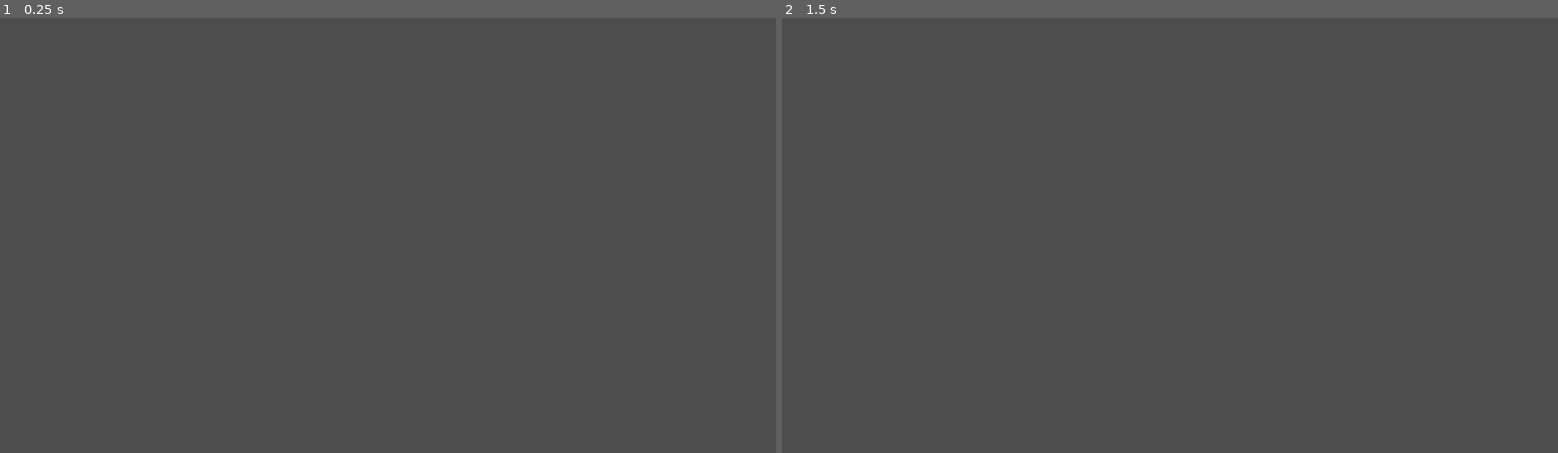
Above: before the commit, frames 1-2 (left to right).
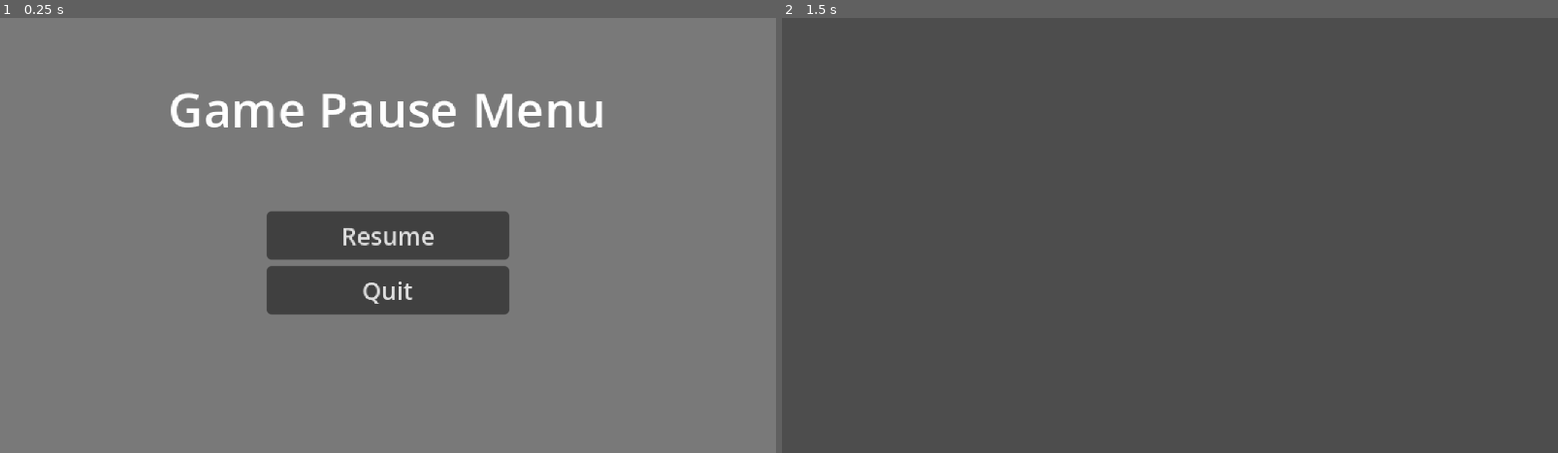
Above: after the commit, the same moments.

Repository: mateuslfelicio/DCC148-GameDev
Game: Godot game, scene res://Scenes/Teste.tscn
The game is run twice, just before and just after one commit, with the same random seed, the same clock (stepped at 60 frames per second) and the same inputs. This scene is started directly instead of the project's main scene. The engine's default icon, where the game draws it, is replaced by a stand-in: a white triangle on a blue panel in a dark square.
Inputs (mouse positions are in pixels of both pictures, inside the frame that each line leads up to):
- Up to frame 1 (0.25 s): no input
- Up to frame 2 (1.5 s): click (1170, 235) at 0.5 s, where only the run after the commit has a clickable "Resume"; tap Enter at 1.25 s; hold D (move_right) from 1.28 s (still down); tap J (attack) at 1.35 s

The runs differ from the first frame. In frame 1, 93% of the frame differs, in the area x 0-100%, y 0-100%; in frame 2, nothing differs.
Error after the commit: Invalid access to property or key 'material' on a base object of type 'null instance'. (res://Scripts/transition.gd:7)

Commit message:
Adiciona transição de cena

Diff:
--- a/katana-1/Scenes/pause_menu.tscn
+++ b/katana-1/Scenes/pause_menu.tscn
@@ -6,7 +6,6 @@
 bg_color = Color(0.6, 0.6, 0.6, 0.5882353)
 
 [node name="PauseMenu" type="Control" unique_id=446523832]
-visible = false
 layout_mode = 3
 anchors_preset = 15
 anchor_right = 1.0
--- /dev/null
+++ b/katana-1/Scenes/transition.gdshader
@@ -0,0 +1,19 @@
+shader_type canvas_item;
+
+uniform float progress : hint_range(0.0, 1.0) = 0.0;
+uniform vec4 color : source_color = vec4(0.0, 0.0, 0.0, 1.0);
+uniform float softness : hint_range(0.01, 0.5) = 0.15;
+uniform bool reverse = false;
+
+void fragment() {
+    // 0.0 no canto superior esquerdo, 1.0 no inferior direito
+    float d = (UV.x + UV.y) * 0.5;
+
+    // a borda vai de 0 até 1 + softness, então no fim cobre tudo
+    float edge = progress * (1.0 + softness);
+    float a = clamp((edge - d) / softness, 0.0, 1.0);
+
+    if (reverse) a = 1.0 - a;
+
+    COLOR = vec4(color.rgb, a * color.a);
+}
--- /dev/null
+++ b/katana-1/Scenes/transition.tscn
@@ -0,0 +1,23 @@
+[gd_scene format=3 uid="uid://dm0afdgxy7mj6"]
+
+[ext_resource type="Script" uid="uid://b156j24d2vqc8" path="res://scripts/transition.gd" id="1_ah04o"]
+[ext_resource type="Shader" uid="uid://byvhwg86dl0q8" path="res://Scenes/transition.gdshader" id="1_jnsx0"]
+
+[sub_resource type="ShaderMaterial" id="ShaderMaterial_jnsx0"]
+shader = ExtResource("1_jnsx0")
+shader_parameter/progress = 0.0
+shader_parameter/color = Color(0, 0, 0, 1)
+shader_parameter/softness = 0.1
+shader_parameter/reverse = false
+
+[node name="Transition" type="CanvasLayer" unique_id=1125095471]
+layer = 10
+script = ExtResource("1_ah04o")
+
+[node name="ColorRect" type="ColorRect" parent="." unique_id=49104279]
+material = SubResource("ShaderMaterial_jnsx0")
+anchors_preset = 15
+anchor_right = 1.0
+anchor_bottom = 1.0
+grow_horizontal = 2
+grow_vertical = 2
--- a/katana-1/Scripts/SceneManager.gd
+++ b/katana-1/Scripts/SceneManager.gd
@@ -1,40 +1,6 @@
 extends Node
 
-#Singleton que controla as cenas. Sempre que tiver algo relacionado a cenas
-#vc deve chamar esse script
-
-## Sempre que rode uma transição, reseta a posição do foco
-var resetFocus := true
-
-##Muda a cena para a cena de caminho [param path], com transição inicial [param animacao1] e transição final [param animacao2]
-##Possíveis animacoes: [br][br]Diamond[br]Circle[br]CircleToon[br]Fade[br]
-func changeSceneTo(scene : PackedScene, animacao1 : String = "Diamond", animacao2: String = "Diamond"):
-	#await Cortina.preencheTela(true, animacao1)
+func changeSceneTo(scene : PackedScene):
+	await Transition.cover()
 	get_tree().change_scene_to_packed(scene)
-	#Cortina.preencheTela(false, animacao2)
-	if resetFocus:
-		pass
-		#Cortina._setFocus(Vector2(0.5, 0.5))
-
-##Recarrega a cena atual, com a transicao inicial [param animacao1] e transição final [param animacao2]
-func reloadCurrentScene(animacao1 : String = "Diamond", animacao2 : String = "Diamond"):
-	#await Cortina.preencheTela(true, animacao1)
-	get_tree().reload_current_scene()
-	#Cortina.preencheTela(false, animacao2)
-	if resetFocus:
-		pass
-		#Cortina._setFocus(Vector2(0.5, 0.5))
-
-##Recebe a [param pos] (global position) e coloca como foco da transição.
-func setPositionFocus(pos : Vector2):
-	var cam = get_viewport().get_camera_2d()
-
-	var difPos = pos - cam.global_position
-	var viewPort = get_viewport().get_visible_rect().size
-	print(difPos, viewPort)
-	var newPos : Vector2 = (pos - cam.global_position) * cam.zoom + viewPort / 2
-
-	var screenSize = DisplayServer.screen_get_size()
-	var uvPos : Vector2 = Vector2(newPos.x / viewPort.x, newPos.y / viewPort.y)
-	print(newPos, screenSize, uvPos)
-	#Cortina._setFocus(uvPos)
+	await Transition.uncover()
--- a/katana-1/Scripts/main_menu.gd
+++ b/katana-1/Scripts/main_menu.gd
@@ -8,7 +8,7 @@
 	$"../MenuScreen/VBoxContainer/Play".grab_focus()
 
 func _on_play_pressed() -> void:
-	SceneManager.changeSceneTo(game_scene, "CircleToon")
+	SceneManager.changeSceneTo(game_scene)
 
 func _on_quit_pressed() -> void:
 	get_tree().quit()
--- /dev/null
+++ b/katana-1/Scripts/transition.gd
@@ -0,0 +1,32 @@
+extends CanvasLayer
+
+@onready var rect: ColorRect = $ColorRect
+var mat: ShaderMaterial
+
+func _ready() -> void:
+	mat = rect.material as ShaderMaterial
+	mat.set_shader_parameter("progress", 0.0)
+	mat.set_shader_parameter("reverse", false)
+	rect.visible = false
+
+## Sombra entra na diagonal e cobre a tela (fica coberta no fim).
+func cover(duration := 0.6) -> void:
+	mat.set_shader_parameter("reverse", false)
+	mat.set_shader_parameter("progress", 0.0)
+	rect.visible = true
+	var tween := create_tween()
+	tween.tween_property(mat, "shader_parameter/progress", 1.0, duration)
+	await tween.finished
+
+## Sombra continua no mesmo sentido e libera a tela.
+func uncover(duration := 0.6) -> void:
+	mat.set_shader_parameter("reverse", true)
+	mat.set_shader_parameter("progress", 0.0)
+	rect.visible = true
+	var tween := create_tween()
+	tween.tween_property(mat, "shader_parameter/progress", 1.0, duration)
+	await tween.finished
+	# limpa tudo: nada de preto sobrando
+	rect.visible = false
+	mat.set_shader_parameter("reverse", false)
+	mat.set_shader_parameter("progress", 0.0)
--- a/katana-1/project.godot
+++ b/katana-1/project.godot
@@ -18,6 +18,7 @@
 [autoload]
 
 SceneManager="*uid://ddhxgou41ft2"
+Transition="*uid://b156j24d2vqc8"
 
 [display]
 
--- a/katana-1/scenes/game.tscn
+++ b/katana-1/scenes/game.tscn
@@ -2648,11 +2648,10 @@
 boss_scene = ExtResource("3_ldgsr")
 
 [node name="PauseMenu" parent="." unique_id=446523832 instance=ExtResource("10_ldgsr")]
+visible = false
 z_index = 2
 offset_right = 480.0
 offset_bottom = 270.0
-size_flags_horizontal = 3
-size_flags_vertical = 3
 
 [node name="BaseColor" type="Sprite2D" parent="." unique_id=14661286]
 position = Vector2(2525, 318.99997)
Not shown, added: katana-1/Scenes/transition.gdshader.uid
Not shown, added: katana-1/Scripts/transition.gd.uid
